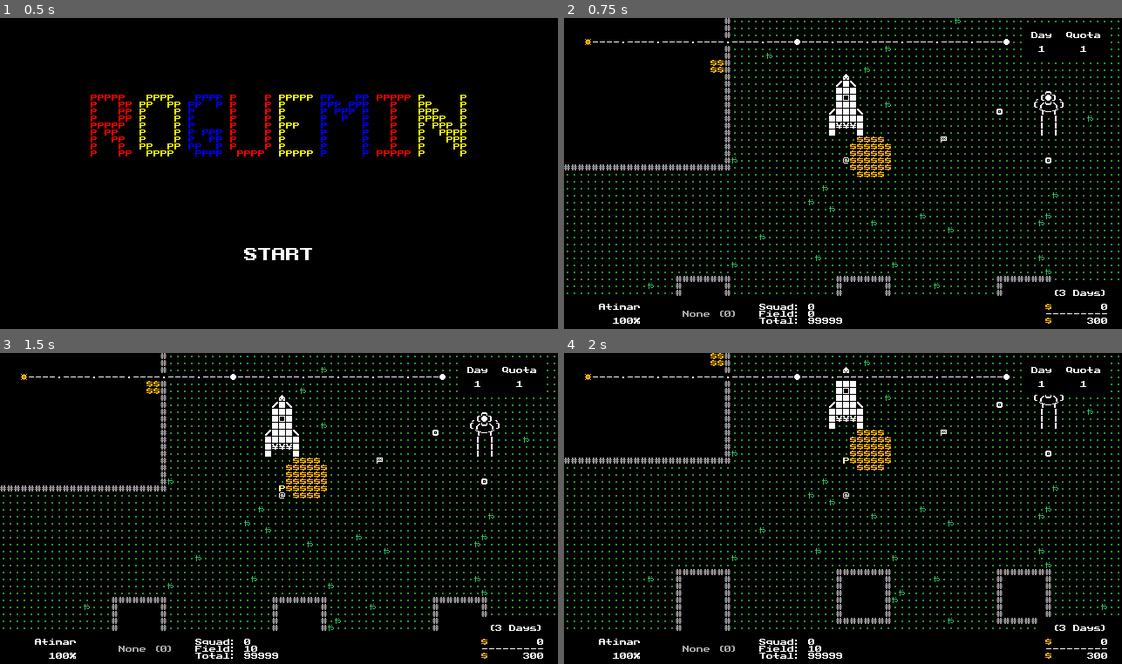
Above: before the commit, frames 1-4 (two rows, left to right).
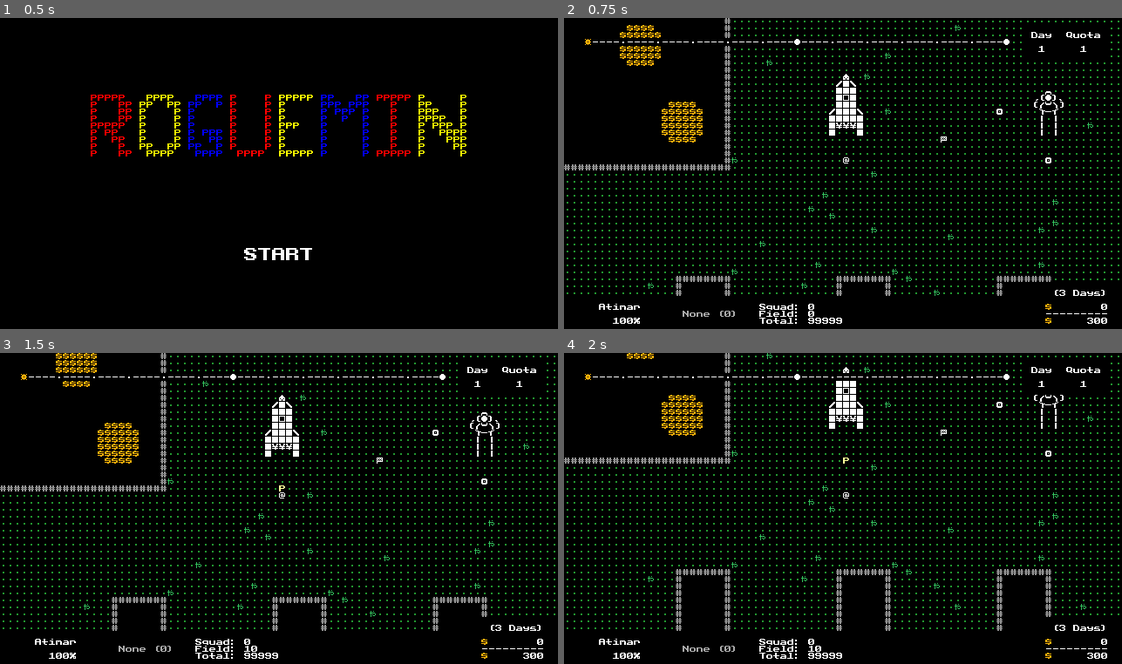
Above: after the commit, the same moments.

Repository: w00tyd00d/Roguemin
Game: Godot game, scene res://prefabs/main.tscn
The game is run twice, just before and just after one commit, with the same random seed, the same clock (stepped at 60 frames per second) and the same inputs.
Inputs (mouse positions are in pixels of both pictures, inside the frame that each line leads up to):
- Up to frame 1 (0.5 s): no input
- Up to frame 2 (0.75 s): tap Enter (c_confirm) at 0.5 s; move the mouse to (965, 157) at 0.52 s; hold E (c_cycle_right) from 0.53 s (still down); tap A (c_attack) at 0.6 s; click (965, 157) at 0.67 s
- Up to frame 3 (1.5 s): tap Enter (c_confirm) at 1.25 s; move the mouse to (279, 492) at 1.27 s; release E (c_cycle_right) at 1.28 s; hold Down (c_down) from 1.28 s (still down); tap Z (c_camera) at 1.35 s; click (279, 492) at 1.42 s
- Up to frame 4 (2 s): keep holding Down (c_down)

Frame 1 is identical in both runs. In frame 2, 1.6% of the frame differs, in the area x 10-95%, y 0-90%; in frame 3, 1.6%; in frame 4, 1.6%.

Commit message:
Fixed the in-editor map spacer tool

Diff:
--- a/prefabs/pikmin_toggle.tscn
+++ b/prefabs/pikmin_toggle.tscn
@@ -14,7 +14,7 @@
 offset_left = 112.0
 offset_top = 8.0
 offset_right = 176.0
-offset_bottom = 17.0
+offset_bottom = 16.0
 theme_override_font_sizes/font_size = 8
 text = "Toggle:"
 
@@ -24,7 +24,7 @@
 offset_left = 184.0
 offset_top = 8.0
 offset_right = 248.0
-offset_bottom = 17.0
+offset_bottom = 16.0
 theme_override_font_sizes/font_size = 8
 text = "1:■ Red"
 
@@ -34,7 +34,7 @@
 offset_left = 264.0
 offset_top = 8.0
 offset_right = 344.0
-offset_bottom = 17.0
+offset_bottom = 16.0
 theme_override_font_sizes/font_size = 8
 text = "2:■ Yellow"
 
@@ -44,6 +44,6 @@
 offset_left = 368.0
 offset_top = 8.0
 offset_right = 432.0
-offset_bottom = 17.0
+offset_bottom = 16.0
 theme_override_font_sizes/font_size = 8
 text = "3:■ Blue"
--- a/prefabs/rooms/main_base_room.tscn
+++ b/prefabs/rooms/main_base_room.tscn
@@ -4,7 +4,7 @@
 [ext_resource type="Script" uid="uid://d3eo132n16nil" path="res://scripts/world/rooms/main_base_room.gd" id="2_n7oxq"]
 
 [node name="MainBaseRoom" type="TileMapLayer"]
-tile_map_data = PackedByteArray("AAAEAAQAAAATAAcAAQAEAAUAAAA …(1360 unchanged characters)… TAAcAAQAGAB8AAAATAAcAAQAGACAAAAATAAcAAQAGACEAAAATAAcAAQAHAAQAAAATAAcAAQAHAAUAAAATAAcAAQAHAAYAAAA …(42107 unchanged characters)…
+tile_map_data = PackedByteArray("AAAEAAQAAAATAAcAAQAEAAUAAAA …(1360 unchanged characters)… TAAcAAQAGAB8AAAATAAcAAQAGACAAAAATAAcAAQAHAAQAAAATAAcAAQAHAAUAAAATAAcAAQAHAAYAAAA …(42107 unchanged characters)…
 tile_set = ExtResource("1_chg00")
 script = ExtResource("2_n7oxq")
 size = Vector2i(3, 2)
--- a/scripts/entities/multi_tile_entity.gd
+++ b/scripts/entities/multi_tile_entity.gd
@@ -16,11 +16,11 @@
     get: return center == Vector2()
 
 ## The local positions of the entity relative to its center.
-var area_positions := []
+var area_positions : Array[Vector2i] = []
 
 ## The latch points around the entity the units can attach to.
 ## In local coordinates from the center of the entity.
-var latch_positions := {}
+var latch_positions : Dictionary[Vector2i, bool] = {}
 
 ## Original spawn position of the entity.
 var spawn_position : Vector2i
@@ -33,7 +33,7 @@
         return null
 
 ## A dictionary of any units currently hauling the entity.
-var carriers := {}
+var carriers : Dictionary[Unit, Vector2i] = {}
 
 ## A cached value of the total amount of latch points around the entity.
 var latch_point_count : int
--- a/scripts/entities/player.gd
+++ b/scripts/entities/player.gd
@@ -9,7 +9,7 @@
 
 var unit_tether := UnitTether.new(self, 4)
 
-var unit_toggle := {
+var unit_toggle : Dictionary[Type.Unit, bool] = {
     Type.Unit.RED: true,
     Type.Unit.YELLOW: true,
     Type.Unit.BLUE: true,
@@ -36,7 +36,7 @@
 #         size = clampi(size, 1, 5)
 
 
-var _units := {
+var _units : Dictionary[Type.Unit, Dictionary] = {
     Type.Unit.RED: {},
     Type.Unit.YELLOW: {},
     Type.Unit.BLUE: {},
--- a/scripts/room_blueprint.gd
+++ b/scripts/room_blueprint.gd
@@ -4,6 +4,9 @@
 
 ## A [TileMapLayer] node that automatically fetches and aggregates
 ## tilemap data to be used later, such as instantiating setpieces.
+
+const BORDER_THICKNESS := 1
+const BORDER_HALF_VEC := Vector2(BORDER_THICKNESS / 2.0, BORDER_THICKNESS / 2.0)
 
 ## The size, in world nodes, the room consists of
 @export var size : Vector2i :
@@ -13,23 +16,42 @@
 
 ## The chunk along the top of the room that contains an exit.
 @export var top_exit := -1 :
-    set(n): top_exit = clampi(n, -1, size.x-1)
+    set(n):
+        top_exit = clampi(n, -1, size.x-1)
+        queue_redraw()
 ## The chunk along the bottom of the room that contains an exit.
 @export var bottom_exit := -1 :
-    set(n): bottom_exit = clampi(n, -1, size.x-1)
+    set(n):
+        bottom_exit = clampi(n, -1, size.x-1)
+        queue_redraw()
 ## The chunk along the left of the room that contains an exit.
 @export var left_exit := -1 :
-    set(n): left_exit = clampi(n, -1, size.x-1)
+    set(n):
+        left_exit = clampi(n, -1, size.y-1)
+        queue_redraw()
 ## The chunk along the right of the room that contains an exit.
 @export var right_exit := -1 :
-    set(n): right_exit = clampi(n, -1, size.x-1)
+    set(n):
+        right_exit = clampi(n, -1, size.y-1)
+        queue_redraw()
 
 
 ## The dictionary of tile positions and their respective glyph information.
-var tile_data := {}
+var tile_data : Dictionary[Vector2i, Glyph] = {}
+
+## The dictionary of exit data pre-baked into the dictionary.
+var exit_data : Dictionary[Vector2i, int] :
+    get:
+        var dirs : Dictionary[Vector2i, int] = {
+            Vector2i(0,-1): top_exit,
+            Vector2i(0, 1): bottom_exit,
+            Vector2i(-1,0): left_exit,
+            Vector2i(1, 0): right_exit,
+        }
+        return dirs
 
 ## The dictionary of context positions set up within the blueprint.
-var context_positions := {}
+var context_positions : Dictionary[int, Array] = {}
 
 
 func _init() -> void:
@@ -40,22 +62,61 @@
 func _draw() -> void:
     if not Engine.is_editor_hint(): return
 
-    const BORDER_THICKNESS := 1
-    const BORDER_HALF_VEC := Vector2(BORDER_THICKNESS / 2.0, BORDER_THICKNESS / 2.0)
+    print(exit_data)
 
-    const NODE_SIZE_OUTER := Vector2i(23, 23) * Globals.TILE_SIZE
-    const NODE_SIZE_INNER := Vector2i(15, 15) * Globals.TILE_SIZE
+    _draw_border()
+    _draw_exits()
 
-    var rect1_w := size.x * NODE_SIZE_OUTER.x + BORDER_THICKNESS
-    var rect1_h := size.y * NODE_SIZE_OUTER.y + BORDER_THICKNESS
 
-    var rect2_w := size.x * NODE_SIZE_INNER.x + ((size.x - 1) * 64) + BORDER_THICKNESS
-    var rect2_h := size.y * NODE_SIZE_INNER.y + ((size.y - 1) * 64) + BORDER_THICKNESS
+func _draw_border() -> void:
+    const SIZE_OUTER := Vector2i(23, 23) * Globals.TILE_SIZE
+    const SIZE_INNER := Vector2i(15, 15) * Globals.TILE_SIZE
+
+    var rect1_w := size.x * SIZE_OUTER.x + BORDER_THICKNESS
+    var rect1_h := size.y * SIZE_OUTER.y + BORDER_THICKNESS
+
+    var rect2_w := size.x * SIZE_INNER.x + ((size.x - 1) * 64) + BORDER_THICKNESS
+    var rect2_h := size.y * SIZE_INNER.y + ((size.y - 1) * 64) + BORDER_THICKNESS
 
     var rect1 := Rect2(-BORDER_HALF_VEC, Vector2(rect1_w, rect1_h))
     var rect2 := Rect2(Vector2(Globals.TILE_SIZE) * 4 - BORDER_HALF_VEC, Vector2(rect2_w, rect2_h))
+
     draw_rect(rect1, Color.RED, false, BORDER_THICKNESS)
     draw_rect(rect2, Color.GREEN, false, BORDER_THICKNESS)
+
+
+func _draw_exits() -> void:
+    const CHUNK_SIZE := Globals.CHUNK_SIZE.x
+
+    var border := Vector2i(BORDER_THICKNESS, BORDER_THICKNESS)
+    var size_h := Vector2i(15, 4) * Globals.TILE_SIZE + border - Vector2i.ONE
+    var size_v := Vector2i(4, 15) * Globals.TILE_SIZE + border - Vector2i.ONE
+
+    for dir in exit_data:
+        var val := exit_data[dir]
+        if val == -1: continue
+
+        var delta := (val * Globals.TILE_SIZE.x) * CHUNK_SIZE + 4 * Globals.TILE_SIZE.x
+        var limit := (size * CHUNK_SIZE - Vector2i(4,4)) * Globals.TILE_SIZE
+
+        var pos : Vector2
+        var dim : Vector2i
+
+        match dir:
+            Vector2i(0,-1):
+                pos = Vector2(delta, 0) - BORDER_HALF_VEC
+                dim = size_h
+            Vector2i(0,1):
+                pos = Vector2(delta, limit.y) + BORDER_HALF_VEC
+                dim = size_h
+            Vector2i(-1,0):
+                pos = Vector2(0, delta) - BORDER_HALF_VEC
+                dim = size_v
+            Vector2i(1,0):
+                pos = Vector2(limit.x, delta) + BORDER_HALF_VEC
+                dim = size_v
+
+        draw_rect(Rect2(pos, dim), Color.YELLOW, false, BORDER_THICKNESS)
 
 
 func _run_context_procedures(_world: World, _start: Vector2i) -> void:
--- a/scripts/world/tile.gd
+++ b/scripts/world/tile.gd
@@ -36,14 +36,14 @@
                 not _units[Type.Unit.BLUE].is_empty())
 
 ## The dictionary of (Pikmin) units within the tile.
-var _units := {
+var _units : Dictionary[Type.Unit, Dictionary] = {
     Type.Unit.RED: {},
     Type.Unit.YELLOW: {},
     Type.Unit.BLUE: {},
 }
 
 ## The dictionary of multi-tile entities currently occupying the tile
-var _entities := {}
+var _entities : Dictionary[Entity, bool] = {}
 
 ## The value of the tile on the world's flow field.
 var _flow_field_value := INF
--- a/scripts/world/world.gd
+++ b/scripts/world/world.gd
@@ -18,7 +18,7 @@
 var chunks : Array[Array]
 
 ## The collections of chunks in each room, listed by room id.
-var rooms := {}
+var rooms : Dictionary[int, WorldFactory.Room] = {}
 
 ## The amount of time units that have been accumulated so far.
 var time := 0 :
--- a/scripts/world/world_factory.gd
+++ b/scripts/world/world_factory.gd
@@ -50,7 +50,7 @@
         blueprint: RoomBlueprint) -> void:
 
     var chunks: Array[World.Chunk] = []
-    var room := Room.new(blueprint.size, chunk_pos, chunks)
+    var room := Room.new(blueprint, chunk_pos, chunks)
 
     # Link the chunks
     for dy in blueprint.size.y:
@@ -147,8 +147,9 @@
 func _generate_exits(world: World) -> void:
     for room: Room in world.rooms.values():
         var exit_count := RNG.randi_range(1,4)
-        var sides_left : Array[Direction] = Direction.get_all(true)#CARDINALS.duplicate()
-        sides_left.shuffle()
+        var sides_left : Array[Direction] = Direction.get_cardinal(true)
+
+
 
         while exit_count > 0 and sides_left.size() > 0:
             var dir := sides_left[-1]
@@ -184,7 +185,7 @@
 
     match dir:
         Direction.north, Direction.south:
-            var oy := 0 if Direction.north else room.size.y-1
+            var oy := 0 if Direction.north else room.size.y
             var rx := RNG.randi_range(0, room.size.x-1)
             var dvec := Vector2i(rx, dir.vector.y + oy)
             var nbr := world.get_chunk(pos + dvec)
@@ -201,7 +202,7 @@
             world.get_chunk(pos + Vector2i(rx, oy)).add_edge(dir, Type.Chunk.EXIT)
 
         Direction.west, Direction.east:
-            var ox := 0 if Direction.west else room.size.x-1
+            var ox := 0 if Direction.west else room.size.x
             var ry := RNG.randi_range(0, room.size.y-1)
             var dvec := Vector2i(dir.vector.x + ox, ry)
             var nbr := world.get_chunk(pos + dvec)
@@ -399,6 +400,8 @@
 
 
 class Room:
+    var blueprint : RoomBlueprint
+
     var size : Vector2i
     var chunk_position : Vector2i
     var chunk_area : Array[World.Chunk]
@@ -407,11 +410,12 @@
     var open := false
 
     func _init(
-            _size: Vector2i,
+            _blueprint: RoomBlueprint,
             pos: Vector2i,
             area: Array[World.Chunk]) -> void:
 
-        size = _size
+        blueprint = _blueprint
+        size = _blueprint.size
         chunk_position = pos
         chunk_area = area
 
